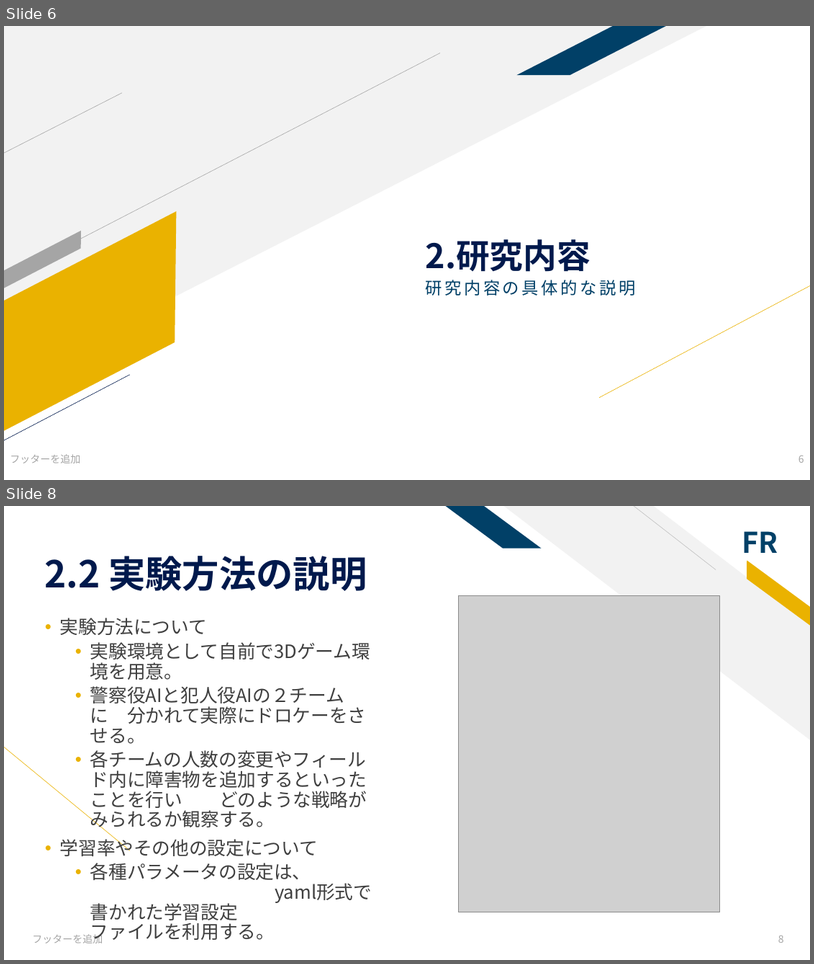
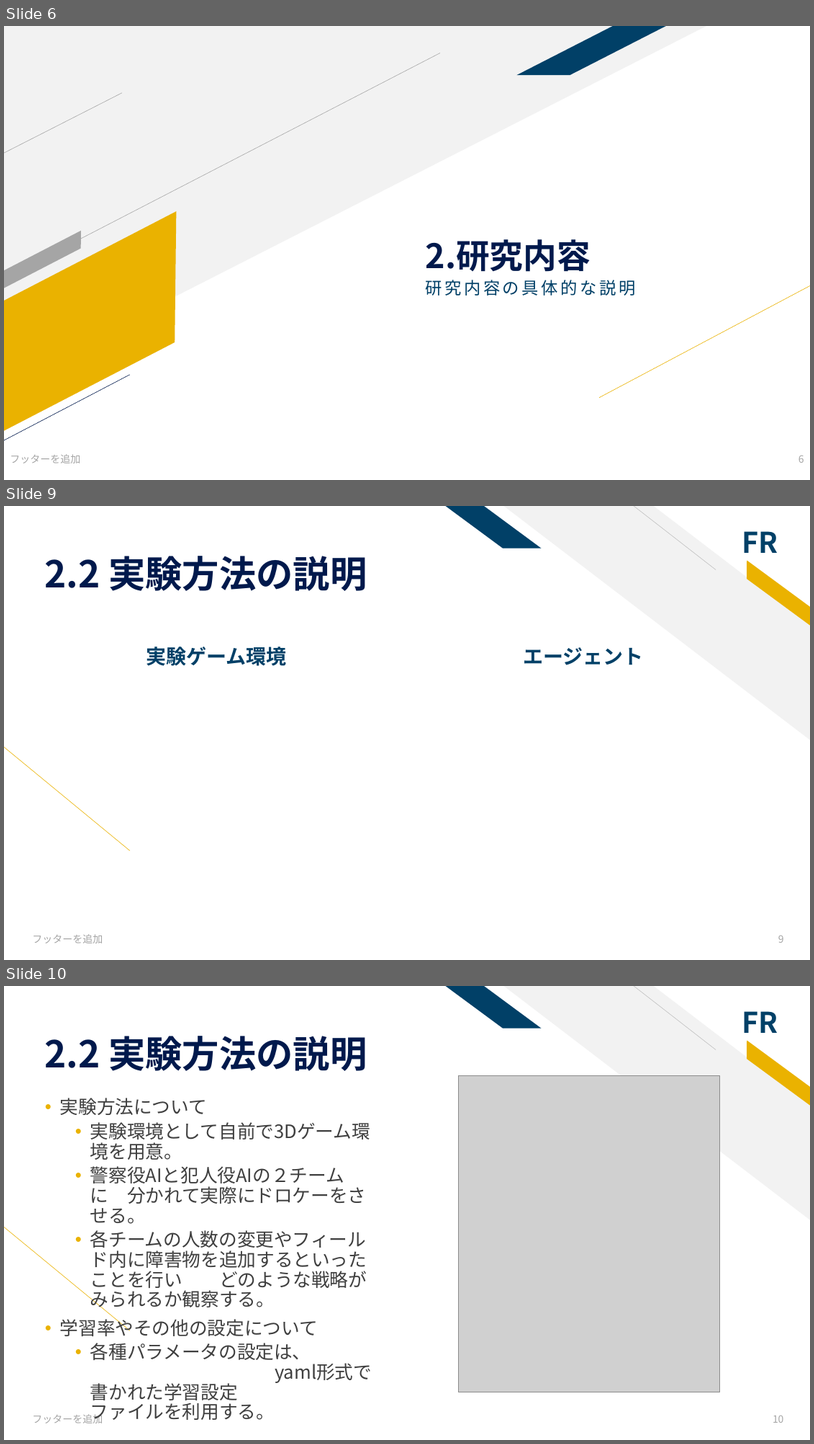
Before and after one commit to tsyu12345/NU-GraduateReport, a slide deck: 卒業研究最終発表.pptx. Shown one above the other, each under a label of ours: slides 6 and 8 before the commit, slides 6, 9 and 10 after it; the slides between them are not shown. The pictures are 814x964 and 814x1444 pixels, drawn with LibreOffice and Linux fonts; fonts in the diff are those of the drawing; grey boxes stand for pictures. Boxes give left, top, right and bottom in pixels: in the first picture for what was removed or moved away, otherwise in the second. Text is boxed around its words. In the diff, an @@ line names an element or a change of style, - is before the commit and + after.

Commit message:
障害物ありの追加フィールドを用意。資料更新。

```diff
--- a/卒業研究最終発表.pptx
+++ b/卒業研究最終発表.pptx
@@ slide 9 added at [4,506,810,960], background #FFFFFF; not listed: 6 template elements that a slide beside it also shows @@
@@ title added at [44,556,367,591], 44 pt, text #00194C, bold @@
+2.2 実験方法の説明
@@ text added at [146,646,286,666], 24 pt, text #014067, bold @@
+実験ゲーム環境
@@ text added at [523,647,643,665], 24 pt, text #014067, bold @@
+エージェント
@@ text added at [32,934,103,943], 12 pt, text #A5A5A5 @@
+フッターを追加
@@ page number added at [779,935,784,942], 12 pt, text #A5A5A5 @@
+9
@@ what was slide 8 is now slide 10 @@
@@ page number at [773,1415,784,1422]: text changed @@
-8
+10
```
Also in this commit, not shown: 5 slides changed, 3 other slides added, 4 other files.
